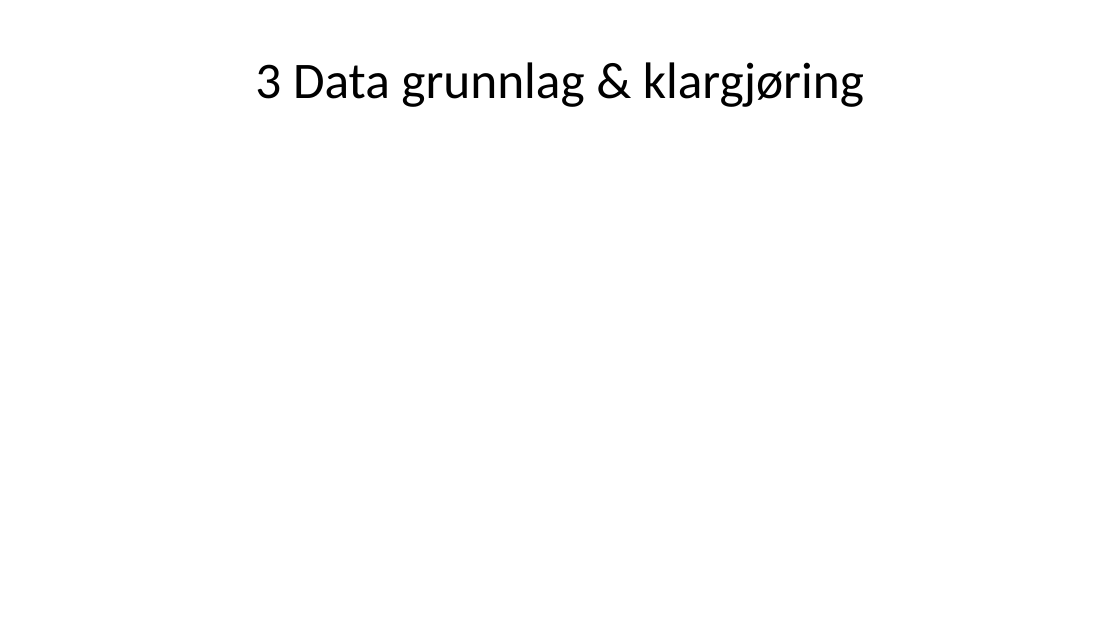
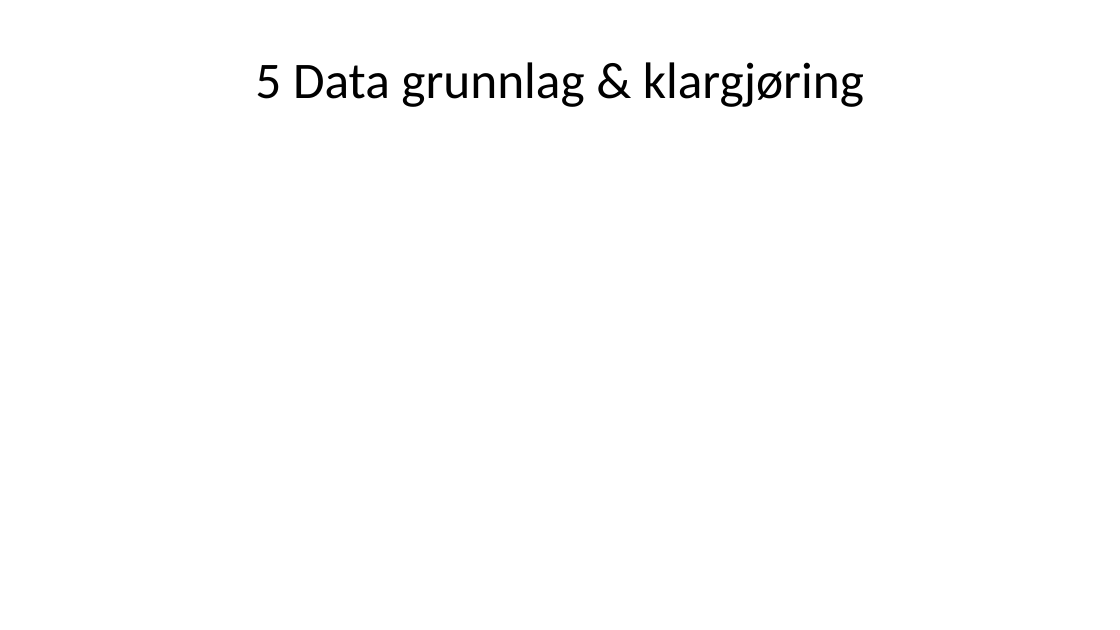
Before and after one commit to H-Vika/MSB105-Assign-2, a slide deck: slide 6 of MSB105 assign 2 presentasjon.pptx (slide 5 before the commit). Drawn at 1120x630 pixels with LibreOffice and Linux fonts; fonts in the diff are those of the drawing. Boxes give left, top, right and bottom in pixels: in the first picture for what was removed or moved away, otherwise in the second. Text is boxed around its words. In the diff, an @@ line names an element or a change of style, - is before the commit and + after.

```diff
--- a/MSB105 assign 2 presentasjon.pptx
+++ b/MSB105 assign 2 presentasjon.pptx
@@ title at [255, 62, 864, 107]: text changed @@
-3 Data grunnlag & klargjøring
+5 Data grunnlag & klargjøring
```
Also in this commit, not shown: 10 other slides changed, 2 slides added, 1 slide removed, 1 other file.
